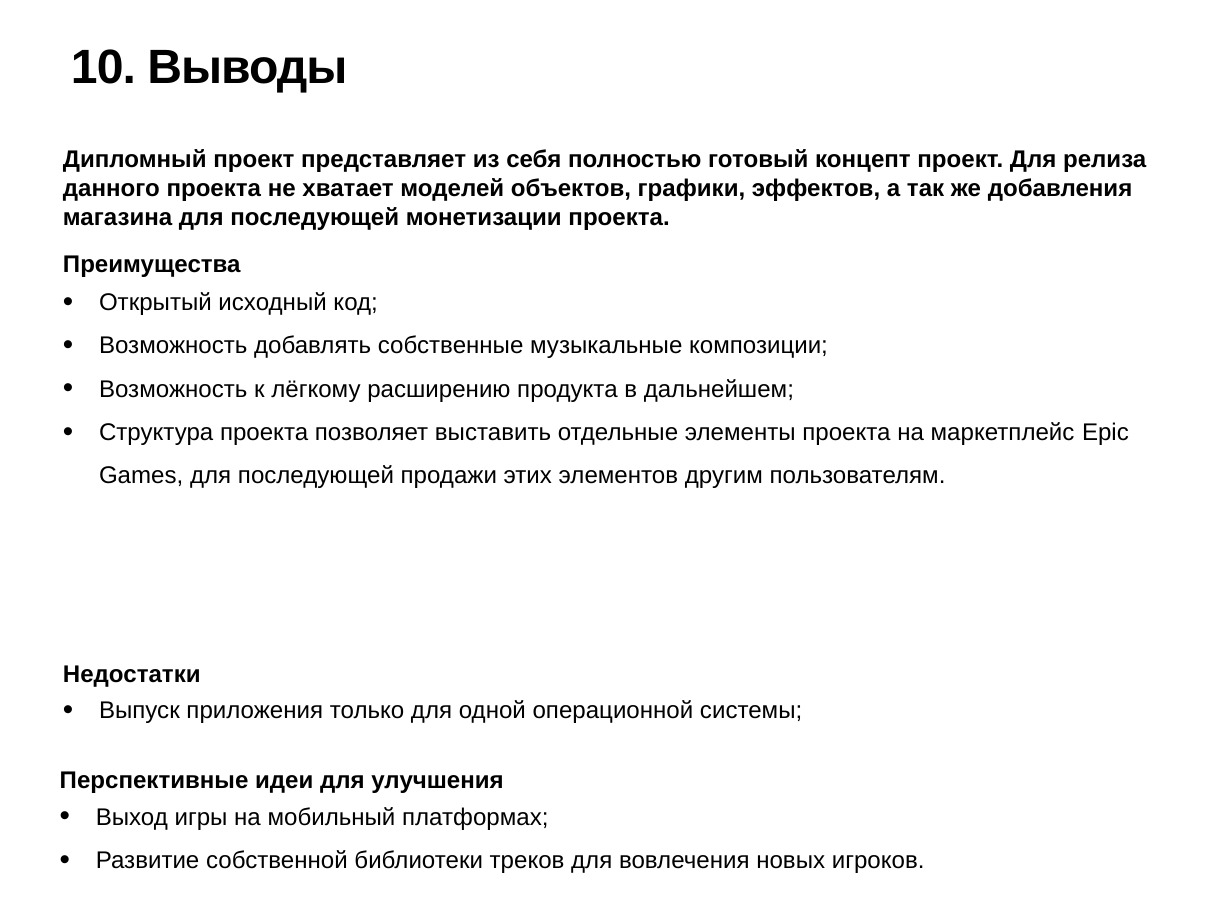
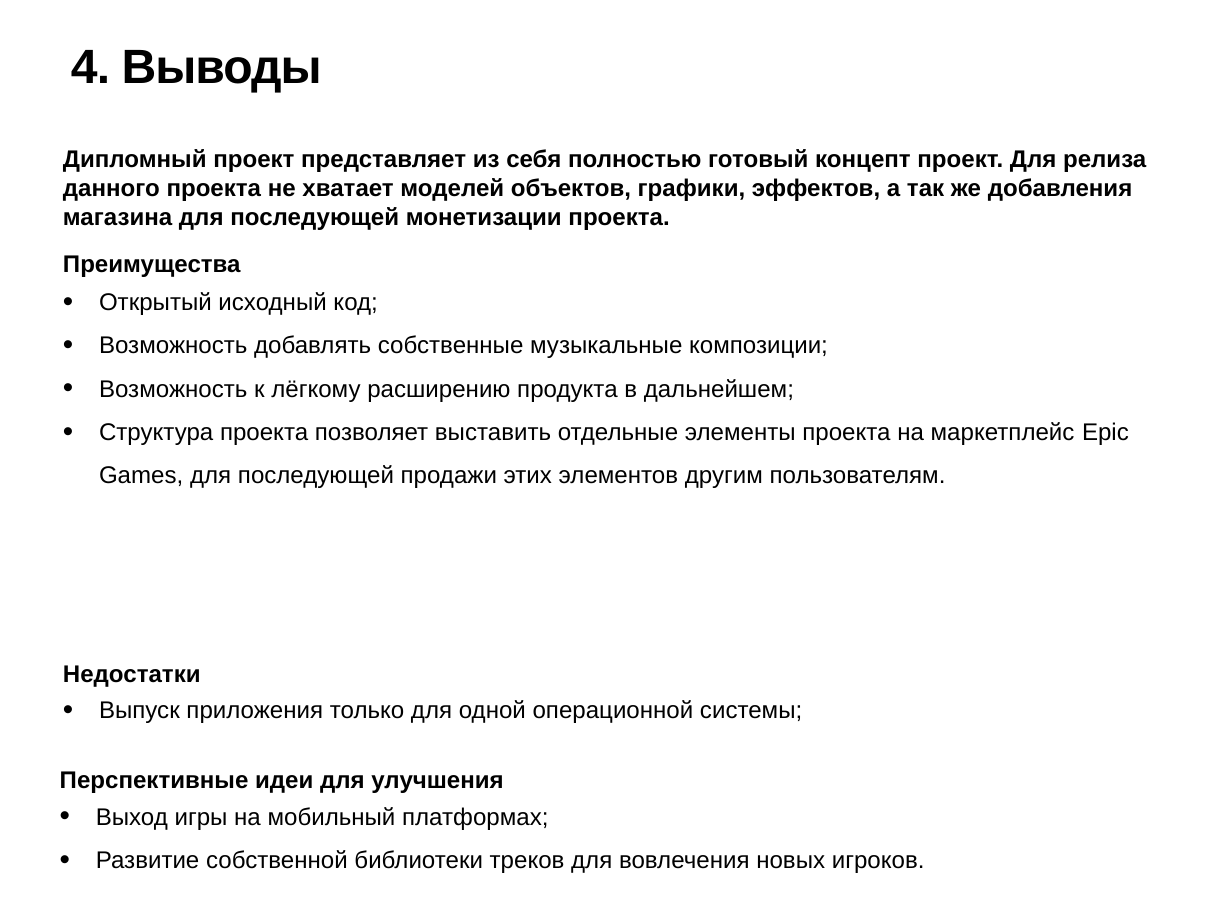
Before and after one commit to AlferGS/Diploma, a slide deck: slide 5 of Docx/Плакат Бирюков.pptx. Drawn at 1232x924 pixels with LibreOffice and Linux fonts; fonts in the diff are those of the drawing. Boxes give left, top, right and bottom in pixels: in the first picture for what was removed or moved away, otherwise in the second. Text is boxed around its words. In the diff, an @@ line names an element or a change of style, - is before the commit and + after.

```diff
--- a/Docx/Плакат Бирюков.pptx
+++ b/Docx/Плакат Бирюков.pptx
@@ title at (71, 50, 322, 93): text changed @@
-10. Выводы
+4. Выводы
```
Also in this commit, not shown: 1 other file.
